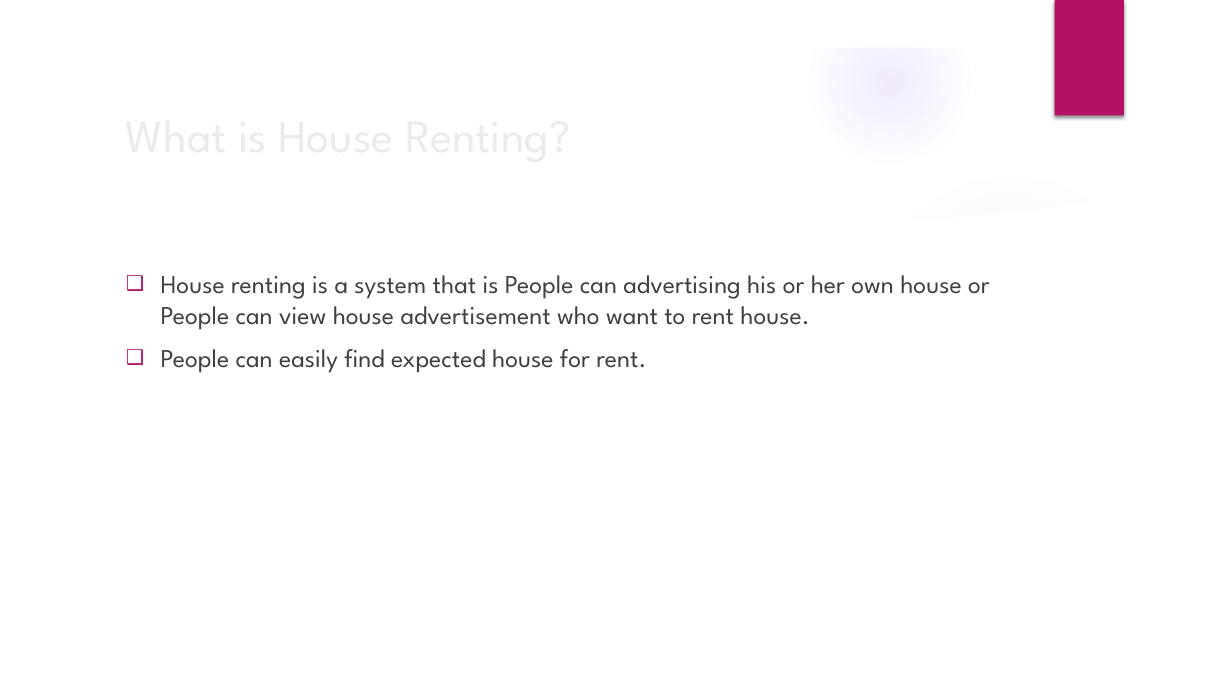
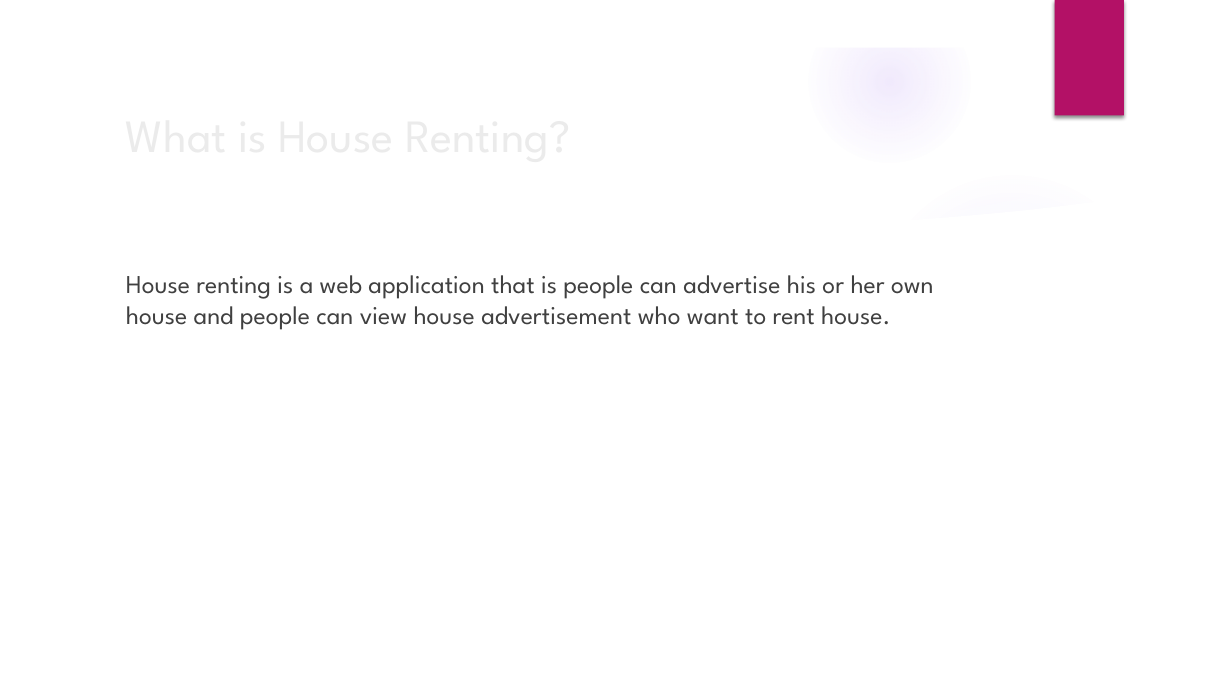
Before and after one commit to ShahabuddinAhmed/Presentation, a slide deck: slide 2 of HouseRenting.pptx. Drawn at 1232x693 pixels with LibreOffice and Linux fonts; fonts in the diff are those of the drawing; background and template pictures are left out. Boxes give left, top, right and bottom in pixels: in the first picture for what was removed or moved away, otherwise in the second. Text is boxed around its words. In the diff, an @@ line names an element or a change of style, - is before the commit and + after.

```diff
--- a/HouseRenting.pptx
+++ b/HouseRenting.pptx
@@ text at box(126, 275, 934, 330): text changed @@
-❑ House renting is a system that is People can advertising his or her own house or People can view house advertisement who want to rent house.
-❑ People can easily find expected house for rent.
+House renting is a web application that is people can advertise his or her own house and people can view house advertisement who want to rent house.
```
Also in this commit, not shown: 5 other slides changed, 3 slides added, 2 slides removed.
